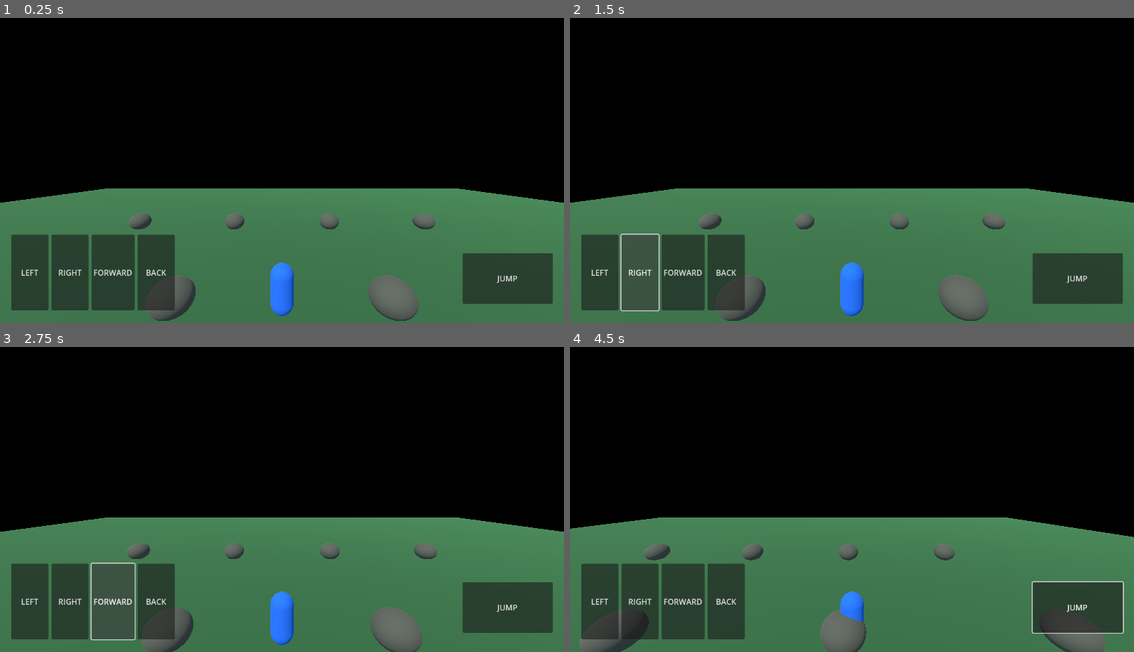
Above: before the commit, frames 1-4 (two rows, left to right).
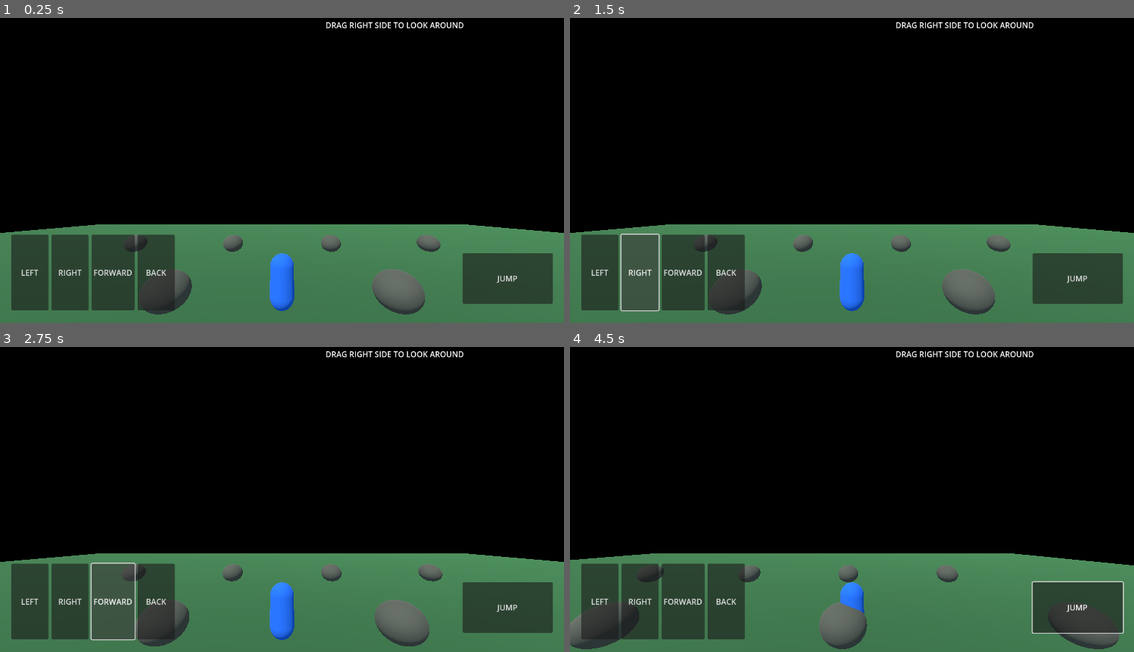
Above: after the commit, the same moments.

Repository: Josgold/LAST-ZONE
Game: Godot game, scene res://scenes/main.tscn
The game is run twice, just before and just after one commit, with the same random seed, the same clock (stepped at 60 frames per second) and the same inputs.
Inputs (mouse positions are in pixels of both pictures, inside the frame that each line leads up to):
- Up to frame 1 (0.25 s): no input
- Up to frame 2 (1.5 s): click "LEFT" at 0.5 s; click "RIGHT" at 1.25 s
- Up to frame 3 (2.75 s): click "FORWARD" at 2 s
- Up to frame 4 (4.5 s): click "JUMP" at 2.75 s; move the mouse to (976, 478) at 3.52 s; hold D (move_right) 3.53-4.25 s; click (976, 478) at 3.67 s; tap Space (jump) at 3.77 s; drag from (739, 508) to (823, 557) at 4.27 s

The runs differ from the first frame. In frame 1, 14% of the frame differs, in the area x 0-100%, y 1-100%; in frame 2, 14%; in frame 3, 14%; in frame 4, 14%.

Commit message:
Add orbit camera and camera-relative player movement

Diff:
--- a/scripts/main.gd
+++ b/scripts/main.gd
@@ -3,11 +3,13 @@
 const MOVE_SPEED := 6.0
 const JUMP_SPEED := 5.0
 const GRAVITY := 14.0
+const LOOK_SENSITIVITY := 0.005
 
 var player: CharacterBody3D
 var move_direction := Vector2.ZERO
 var jump_requested := false
 var camera_pivot: Node3D
+var mouse_look_active := false
 
 func _ready() -> void:
     _make_world()
@@ -18,6 +20,26 @@
     if camera_pivot != null and player != null:
         camera_pivot.global_position = player.global_position + Vector3(0, 1.3, 0)
 
+func _unhandled_input(event: InputEvent) -> void:
+    if event is InputEventScreenDrag:
+        var screen_size := get_viewport().get_visible_rect().size
+        if event.position.x > screen_size.x * 0.42 and event.position.y < screen_size.y * 0.78:
+            _rotate_camera(event.relative)
+    elif event is InputEventMouseButton and event.button_index == MOUSE_BUTTON_RIGHT:
+        mouse_look_active = event.pressed
+    elif event is InputEventMouseMotion and mouse_look_active:
+        _rotate_camera(event.relative)
+
+func _rotate_camera(relative_motion: Vector2) -> void:
+    if camera_pivot == null:
+        return
+    camera_pivot.rotation.y -= relative_motion.x * LOOK_SENSITIVITY
+    camera_pivot.rotation.x = clampf(
+        camera_pivot.rotation.x - relative_motion.y * LOOK_SENSITIVITY,
+        deg_to_rad(-15.0),
+        deg_to_rad(35.0)
+    )
+
 func _physics_process(delta: float) -> void:
     if player == null:
         return
@@ -26,9 +48,19 @@
     if input_vector.length() < 0.01:
         input_vector = Input.get_vector("move_left", "move_right", "move_forward", "move_back")
 
-    var direction := Vector3(input_vector.x, 0, input_vector.y).normalized()
+    var forward := -camera_pivot.global_transform.basis.z
+    var right := camera_pivot.global_transform.basis.x
+    forward.y = 0.0
+    right.y = 0.0
+    forward = forward.normalized()
+    right = right.normalized()
+    var direction := (right * input_vector.x + forward * -input_vector.y).normalized()
+
     player.velocity.x = direction.x * MOVE_SPEED
     player.velocity.z = direction.z * MOVE_SPEED
+
+    if direction.length() > 0.05:
+        player.rotation.y = atan2(-direction.x, -direction.z)
 
     if not player.is_on_floor():
         player.velocity.y -= GRAVITY * delta
@@ -110,11 +142,12 @@
 
     camera_pivot = Node3D.new()
     camera_pivot.position = player.position + Vector3(0, 1.3, 0)
+    camera_pivot.rotation.x = deg_to_rad(12.0)
     add_child(camera_pivot)
 
     var camera := Camera3D.new()
-    camera.position = Vector3(0, 3.2, 7.5)
-    camera.look_at(Vector3.ZERO, Vector3.UP)
+    camera.position = Vector3(0, 2.8, 7.5)
+    camera.look_at(Vector3(0, 0.8, 0), Vector3.UP)
     camera_pivot.add_child(camera)
     camera.current = true
 
@@ -162,6 +195,16 @@
     jump_button.pressed.connect(func(): jump_requested = true)
     layer.add_child(jump_button)
 
+    var hint := Label.new()
+    hint.text = "DRAG RIGHT SIDE TO LOOK AROUND"
+    hint.anchor_left = 0.42
+    hint.anchor_top = 0.04
+    hint.anchor_right = 0.98
+    hint.anchor_bottom = 0.12
+    hint.horizontal_alignment = HORIZONTAL_ALIGNMENT_CENTER
+    hint.add_theme_color_override("font_color", Color.WHITE)
+    layer.add_child(hint)
+
 func _add_hold_button(parent: Control, label_text: String, direction: Vector2) -> void:
     var button := Button.new()
     button.text = label_text
